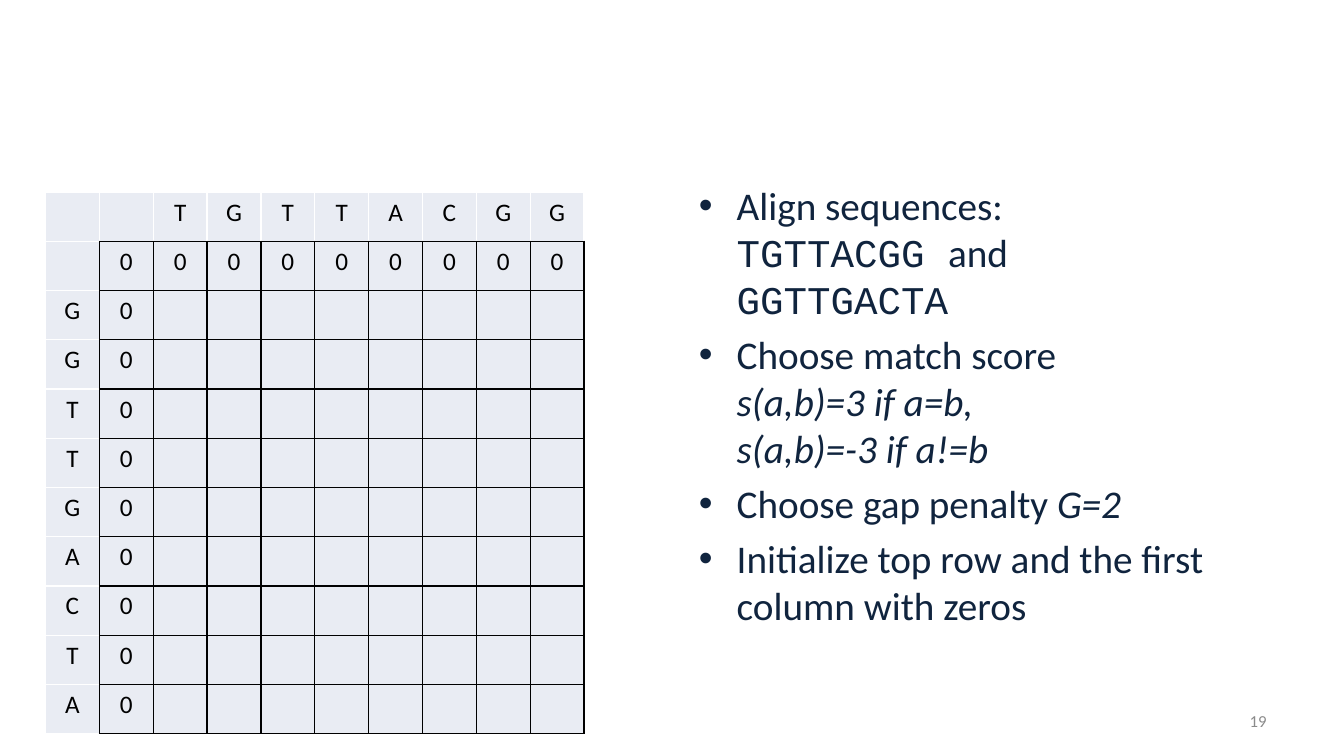
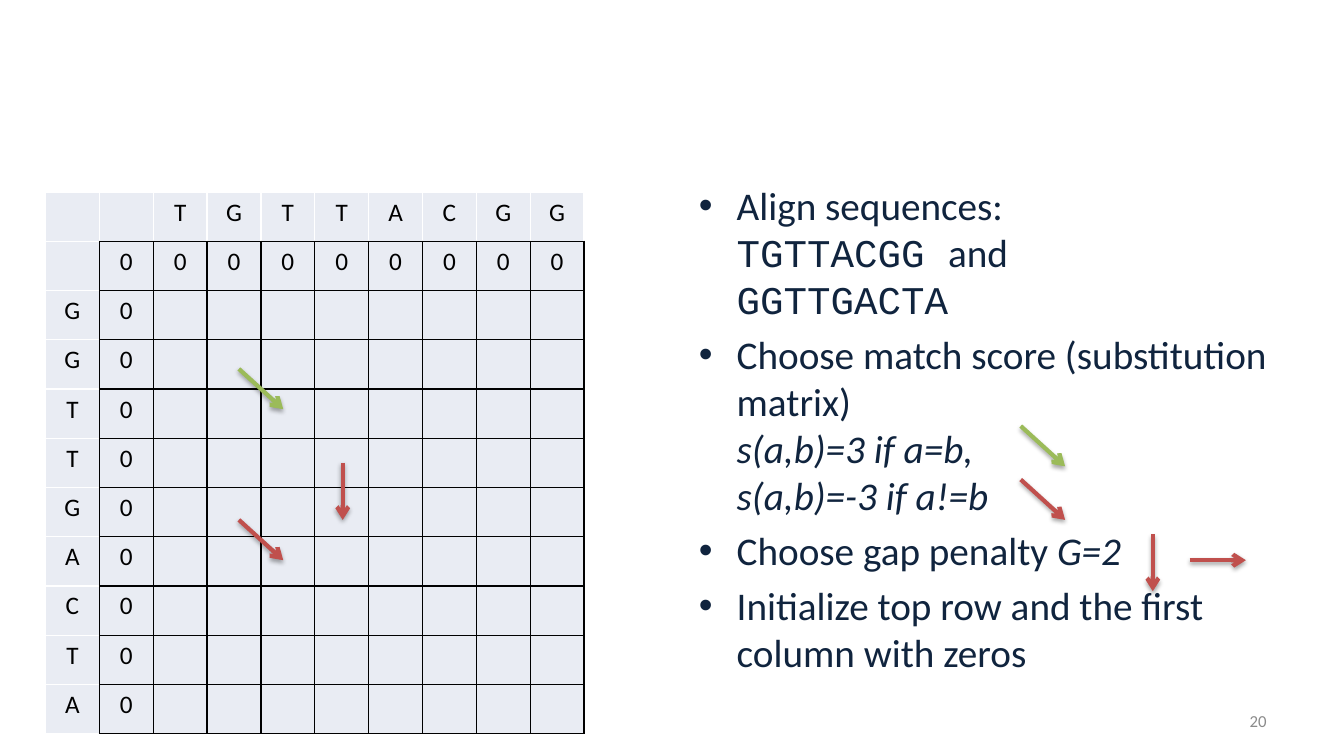
Before and after one commit to alekseyzimin/BME-Algorithms-for-Analysis-of-Genomic-Data, a slide deck: slide 20 of Fall 2026/Week 2 -- Probabilistic estimations, Sequence alignment, Minimizers.pptx (slide 19 before the commit). Drawn at 1344x756 pixels with LibreOffice and Linux fonts; fonts in the diff are those of the drawing; background and template pictures are left out. Boxes give left, top, right and bottom in pixels: in the first picture for what was removed or moved away, otherwise in the second. Text is boxed around its words. In the diff, an @@ line names an element or a change of style, - is before the commit and + after.

```diff
--- a/Fall 2026/Week 2 -- Probabilistic estimations, Sequence alignment, Minimizers.pptx
+++ b/Fall 2026/Week 2 -- Probabilistic estimations, Sequence alignment, Minimizers.pptx
@@ text at bbox=[737, 340, 1267, 515]: text changed; italic off @@
-• Choose match score
-  s(a,b)=3 if a=b,
-  s(a,b)=-3 if a!=b
+• Choose match score (substitution matrix)
+  s(a,b)=3 if a=b,
+  s(a,b)=-3 if a!=b
@@ arrow added from (239, 369) to (283, 409), #9BBB59 3 pt @@
@@ arrow added from (1021, 426) to (1066, 467), #9BBB59 3 pt @@
@@ arrow added from (343, 463) to (343, 520), #C0504D 3 pt @@
@@ arrow added from (1021, 480) to (1066, 520), #C0504D 3 pt @@
@@ arrow added from (239, 520) to (283, 561), #C0504D 3 pt @@
@@ arrow added from (1153, 534) to (1153, 592), #C0504D 3 pt @@
@@ arrow added from (1190, 561) to (1246, 561), #C0504D 3 pt @@
@@ page number at bbox=[1250, 716, 1267, 727]: text changed @@
-19
+20
```
Also in this commit, not shown: 5 other slides changed, 1 slide added.
